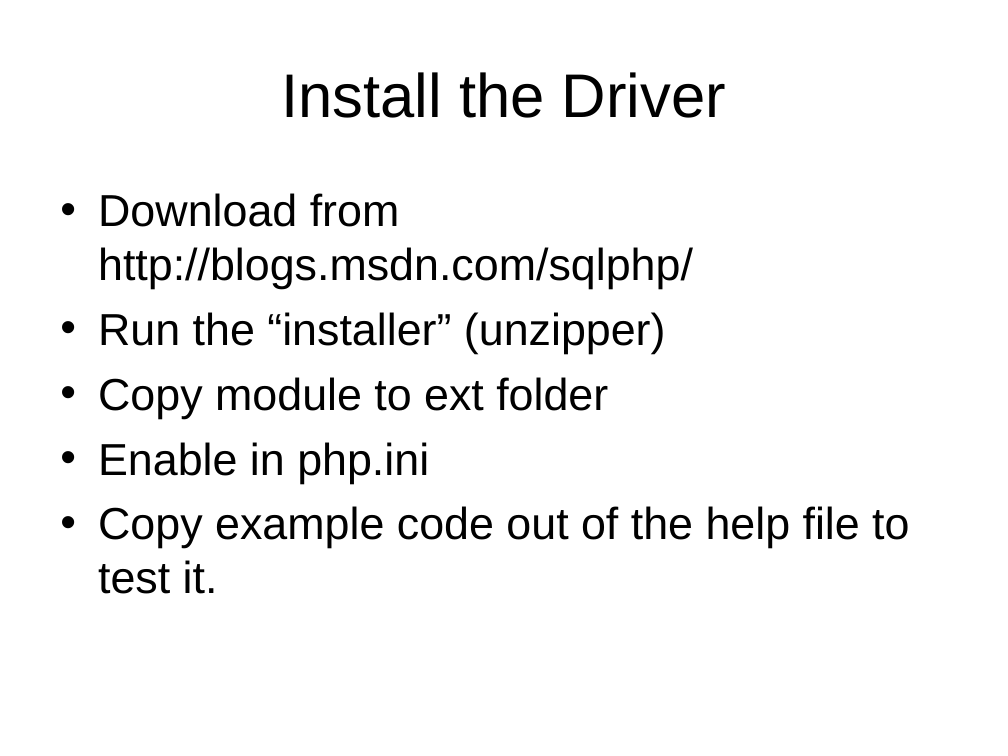
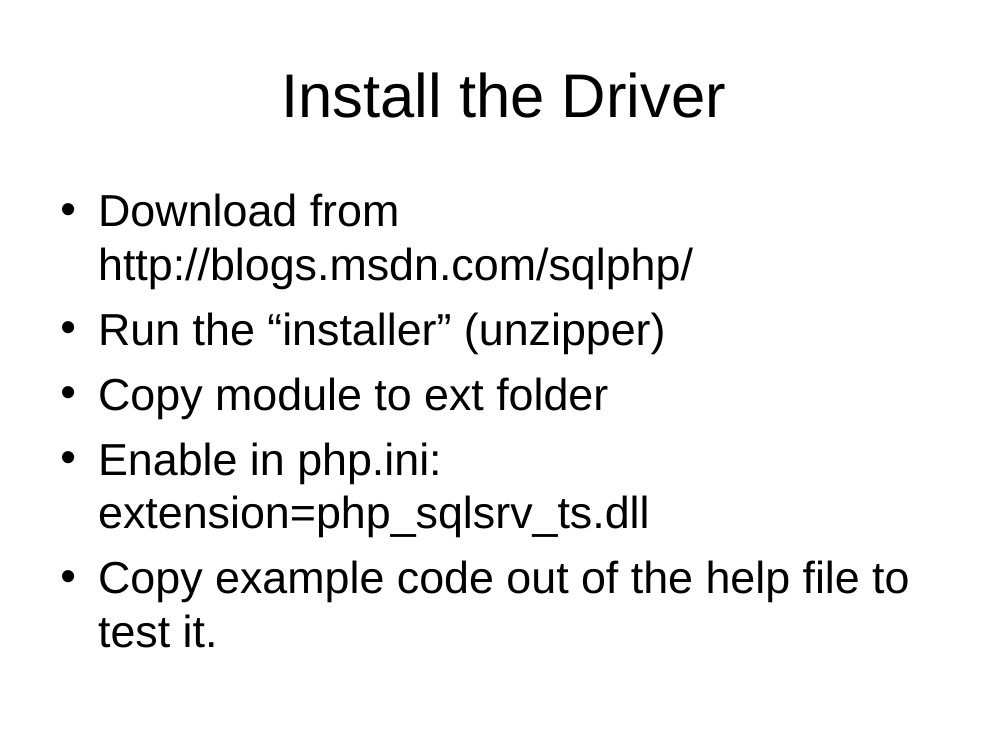
Before and after one commit to LIPHP/Employee-Contact-List, a slide deck: slide 8 of Docs/Using Microsoft SQL Server with PHP.ppt. Drawn at 1008x756 pixels with LibreOffice and Linux fonts; fonts in the diff are those of the drawing. Boxes give left, top, right and bottom in pixels: in the first picture for what was removed or moved away, otherwise in the second. Text is boxed around its words. In the diff, an @@ line names an element or a change of style, - is before the commit and + after.

```diff
--- a/Docs/Using Microsoft SQL Server with PHP.ppt
+++ b/Docs/Using Microsoft SQL Server with PHP.ppt
@@ text at (x1=98, y1=442, x2=649, y2=537): text changed @@
-• Enable in php.ini
+• Enable in php.ini:
+  extension=php_sqlsrv_ts.dll
```
Also in this commit, not shown: 8 other slides changed, 9 slides added, 2 slides removed, 2 other files.
